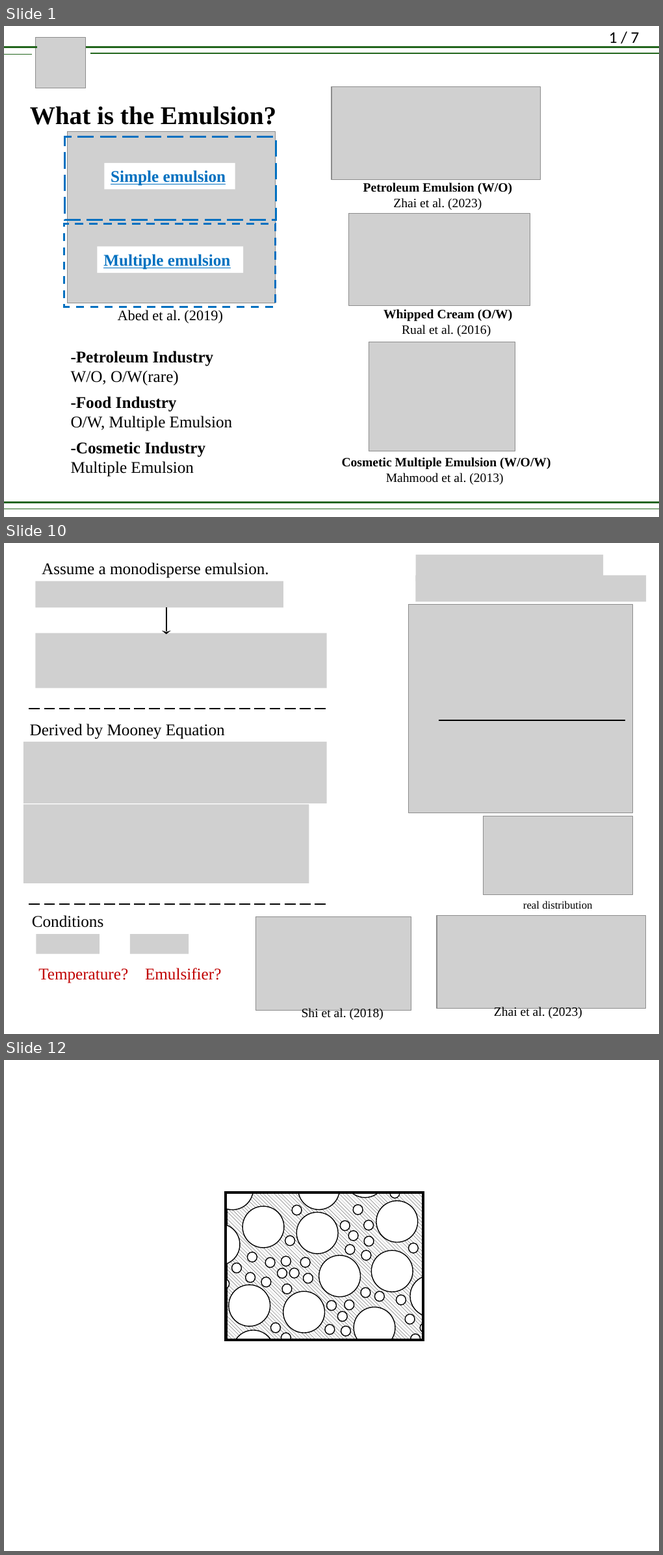
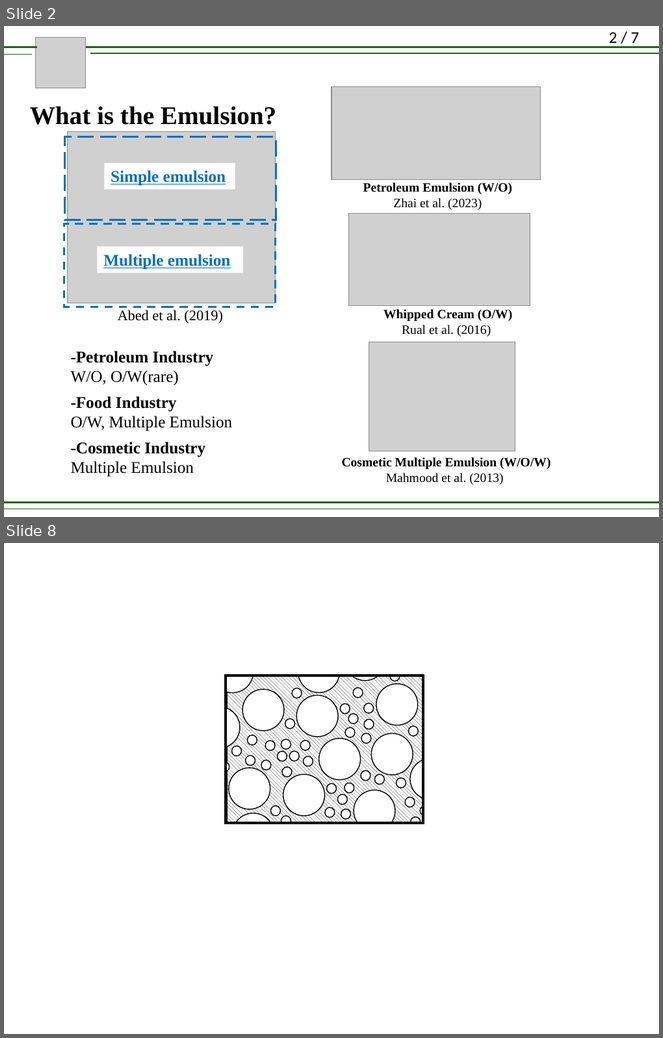
Before and after one commit to lirifuzui/UVPReader, a slide deck: RM_01.pptx. Shown one above the other, each under a label of ours: slides 1, 10 and 12 before the commit, slides 2 and 8 after it; the slides between them are not shown. The pictures are 663x1555 and 663x1038 pixels, drawn with LibreOffice and Linux fonts; fonts in the diff are those of the drawing; grey boxes stand for pictures. Boxes give left, top, right and bottom in pixels: in the first picture for what was removed or moved away, otherwise in the second. Text is boxed around its words. In the diff, an @@ line names an element or a change of style, - is before the commit and + after.

```diff
--- a/RM_01.pptx
+++ b/RM_01.pptx
@@ slide 10 removed at [4,543,659,1034], background #FFFFFF @@
@@ picture removed at [35,581,284,607] @@
@@ text removed at [42,563,269,578] @@
-Assume a monodisperse emulsion.
@@ arrow removed from (166, 608) to (166, 634) @@
@@ picture removed at [35,633,327,689] @@
@@ line removed from (29, 709) to (327, 709) @@
@@ text removed at [30,724,225,739] @@
-Derived by Mooney Equation
@@ group removed at [409,555,646,813]: 3 pictures, 1 line @@
@@ picture removed at [24,742,327,804] @@
@@ picture removed at [24,804,310,884] @@
@@ picture removed at [483,816,633,895] @@
@@ line removed from (29, 904) to (327, 904) @@
@@ text removed at [523,901,592,909] @@
-real distribution
@@ text removed at [32,915,104,928] @@
-Conditions
@@ picture removed at [256,917,412,1010] @@
@@ picture removed at [437,916,646,1009] @@
@@ picture removed at [36,934,100,954] @@
@@ picture removed at [130,934,189,954] @@
@@ text removed at [38,968,221,984] @@
-Temperature? Emulsifier?
@@ text removed at [302,1008,384,1021] @@
-Shi et al. (2018)
@@ text removed at [494,1006,582,1019] @@
-Zhai et al. (2023)
@@ what was slide 1 is now slide 2 @@
@@ page number at [609,32,640,47]: text changed @@
-1 / 7
+2 / 7
@@ what was slide 12 is now slide 8 @@
```
Also in this commit, not shown: 3 slides changed, 8 slides added, 6 other slides removed, 10 other files.
